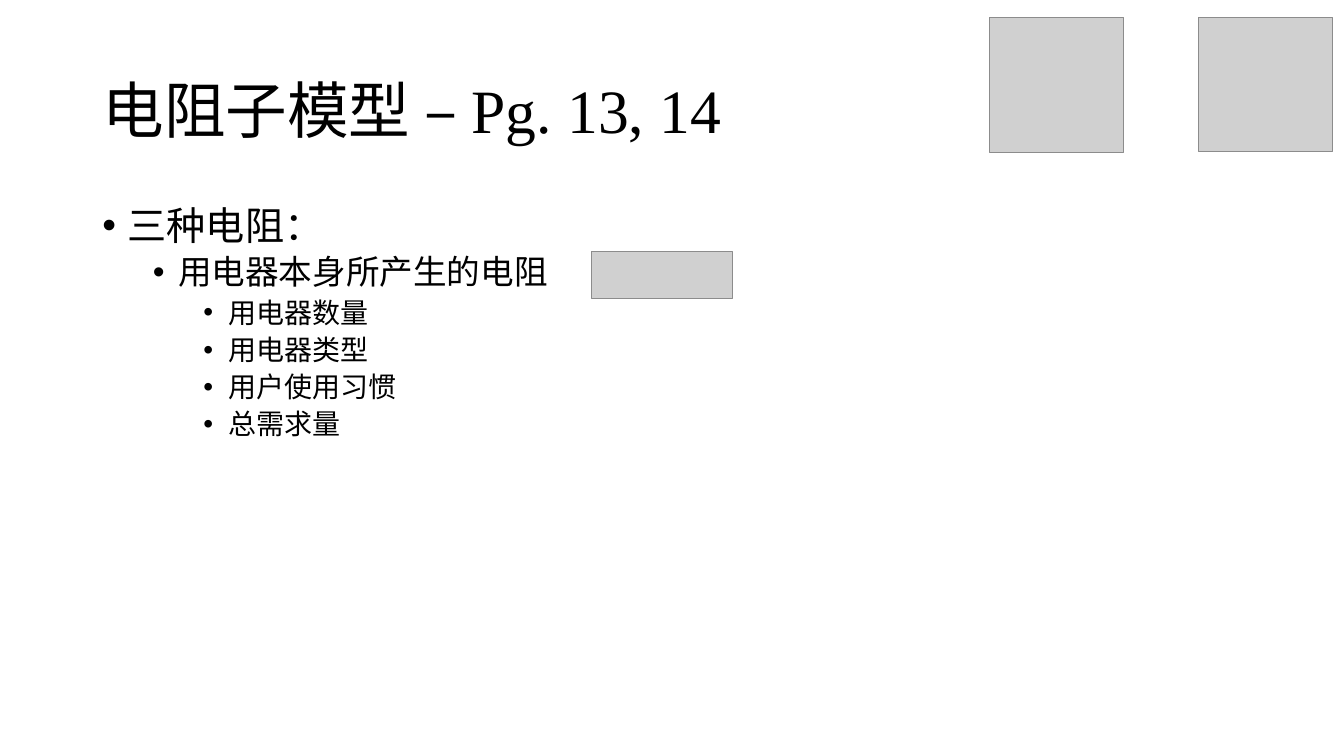
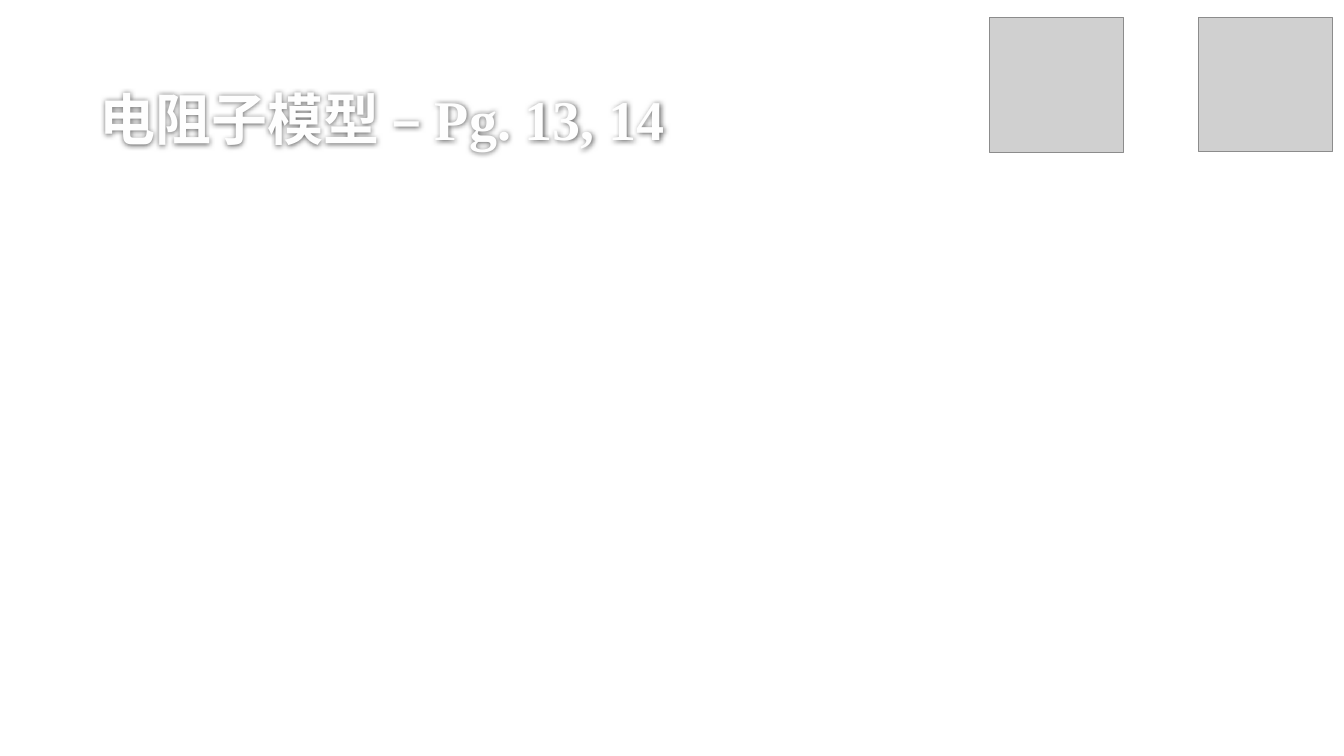
Before and after one commit to stOOrz-Science-Mind/2019_HiMCM_A_10006, a slide deck: slide 26 of 10005.pptx. Drawn at 1344x756 pixels with LibreOffice and Linux fonts; fonts in the diff are those of the drawing; grey boxes stand for pictures; background and template pictures are left out. Boxes give left, top, right and bottom in pixels: in the first picture for what was removed or moved away, otherwise in the second. Text is boxed around its words. In the diff, an @@ line names an element or a change of style, - is before the commit and + after.

```diff
--- a/10005.pptx
+++ b/10005.pptx
@@ title "电阻子模型 – Pg. 13, 14": place and size @@
-title "电阻子模型 – Pg. 13, 14" at bbox=[102, 81, 722, 144]
+title "电阻子模型 – Pg. 13, 14" at bbox=[99, 92, 665, 150]
@@ title "电阻子模型 – Pg. 13, 14" at bbox=[99, 92, 665, 150]: size 44 to 40 pt, text colour #000000 to #FEFEFE, bold on; line spacing 0.9 to 1; vertical alignment middle to bottom @@
@@ text removed at bbox=[128, 207, 548, 437] @@
-• 三种电阻：
-  • 用电器本身所产生的电阻
-    • 用电器数量
-    • 用电器类型
-    • 用户使用习惯
-    • 总需求量
@@ picture removed at bbox=[592, 252, 733, 298] @@
```
Also in this commit, not shown: 43 other slides changed, 1 slide added.
